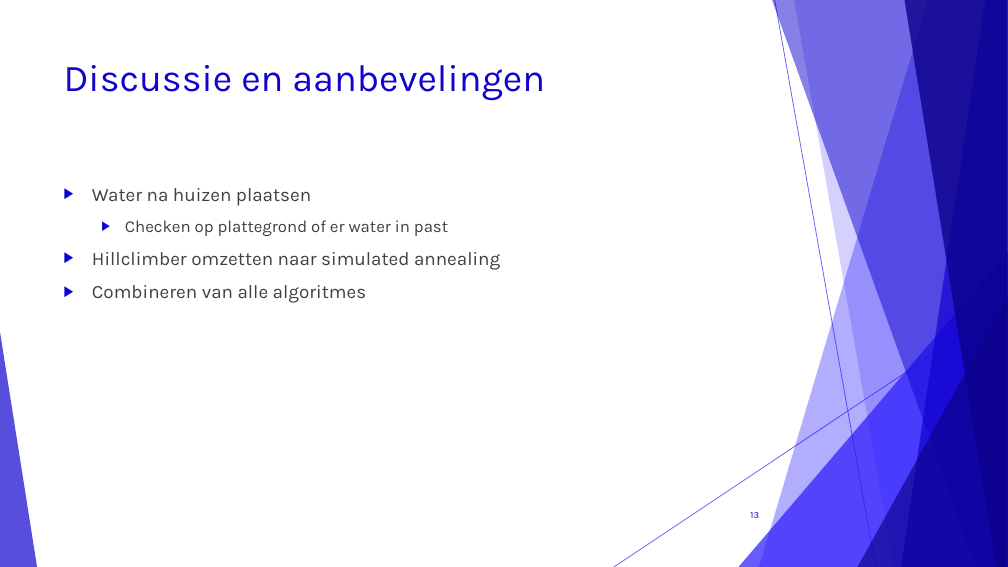
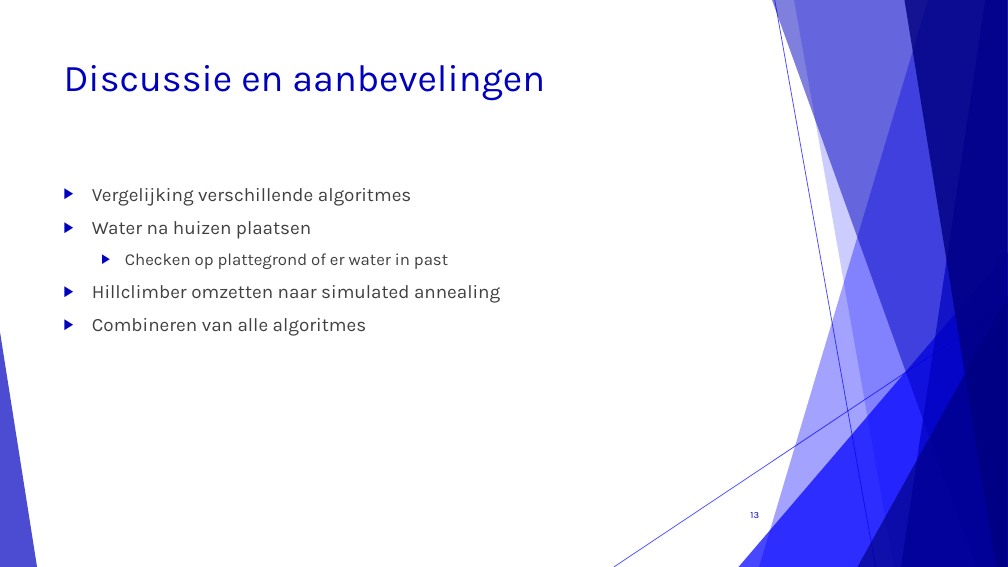
Before and after one commit to corne12345/Lekker-oke-, a slide deck: slide 13 of Eindpresentatie/Amstelhage eindpresentatie.pptx. Drawn at 1008x567 pixels with LibreOffice and Linux fonts; fonts in the diff are those of the drawing. Boxes give left, top, right and bottom in pixels: in the first picture for what was removed or moved away, otherwise in the second. Text is boxed around its words. In the diff, an @@ line names an element or a change of style, - is before the commit and + after.

```diff
--- a/Eindpresentatie/Amstelhage eindpresentatie.pptx
+++ b/Eindpresentatie/Amstelhage eindpresentatie.pptx
@@ freeform shape at (x1=759, y1=0, x2=1008, y2=567): fill #2C1CFC at 36% opacity to #0000FF at 36% opacity @@
@@ freeform shape at (x1=772, y1=0, x2=1008, y2=567): fill #1103CF at 50% opacity to #0000BF at 50% opacity @@
@@ line (775, 0) - (876, 567): stroke #2C1CFC 0.75 pt to #0000FF 0.75 pt @@
@@ freeform shape at (x1=794, y1=0, x2=1008, y2=567): fill #2C1CFC at 20% opacity to #0000FF at 20% opacity @@
@@ freeform shape at (x1=901, y1=0, x2=1008, y2=567): fill #1103CF at 70% opacity to #0000BF at 70% opacity @@
@@ freeform shape at (x1=904, y1=0, x2=1008, y2=567): fill #0C028A at 80% opacity to #000080 at 80% opacity @@
@@ title "Discussie en aanbevelingen" at (x1=64, y1=65, x2=545, y2=101): text colour #1103CF to #0000BF @@
@@ text at (x1=92, y1=188, x2=412, y2=206): paragraph added @@
+▶ Vergelijking verschillende algoritmes
@@ text at (x1=92, y1=221, x2=500, y2=336): bullet colour #1103CF to #0000BF @@
@@ triangle at (x1=739, y1=252, x2=1008, y2=567): fill #2C1CFC at 72% opacity to #0000FF at 72% opacity @@
@@ triangle at (x1=858, y1=297, x2=1008, y2=567): fill #0C028A at 66% opacity to #000080 at 66% opacity @@
@@ line (1008, 305) - (614, 567): stroke #2C1CFC 0.75 pt to #0000FF 0.75 pt @@
@@ page number at (x1=750, y1=512, x2=759, y2=518): text colour #1103CF to #0000BF @@
```
Also in this commit, not shown: 13 other slides changed.
